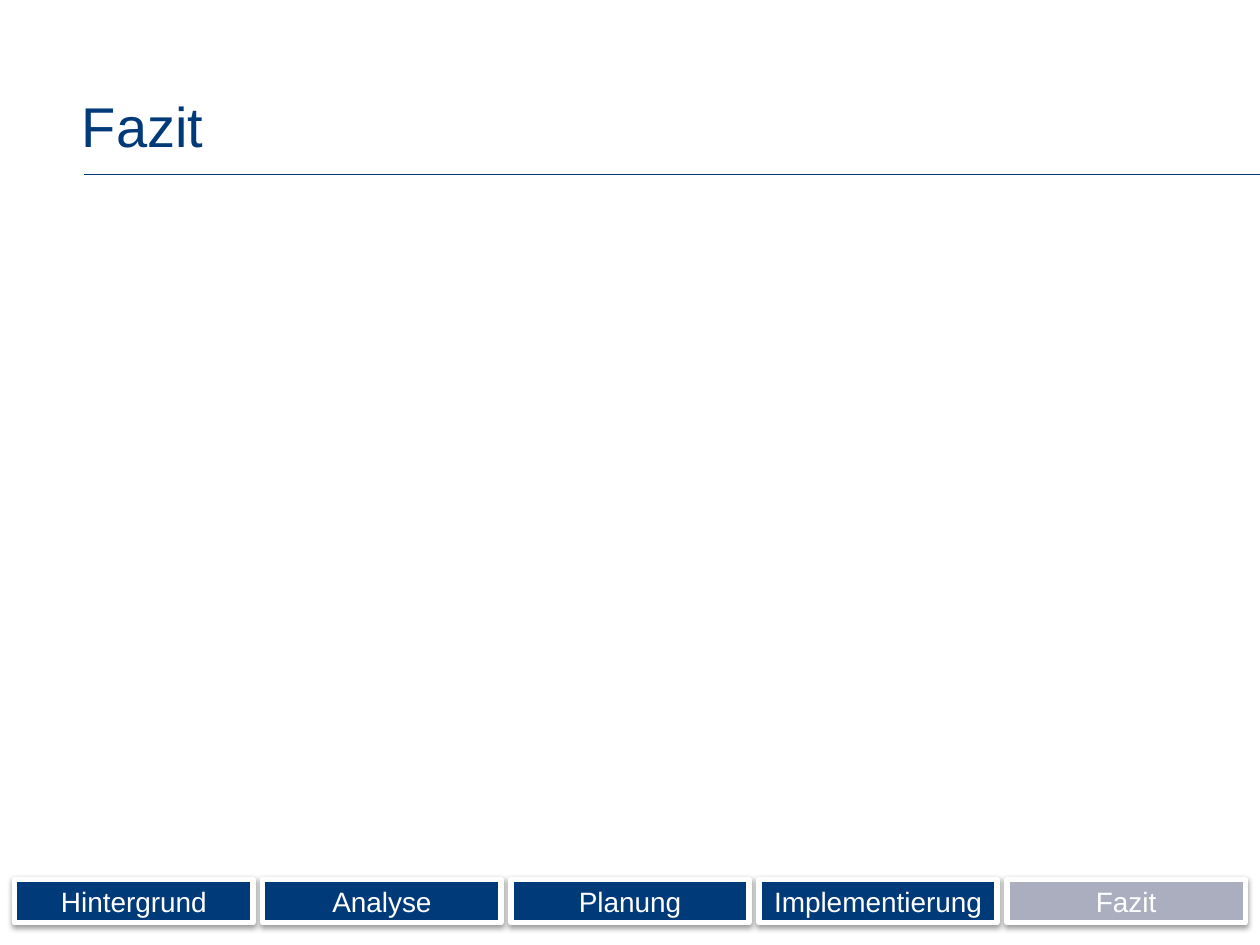
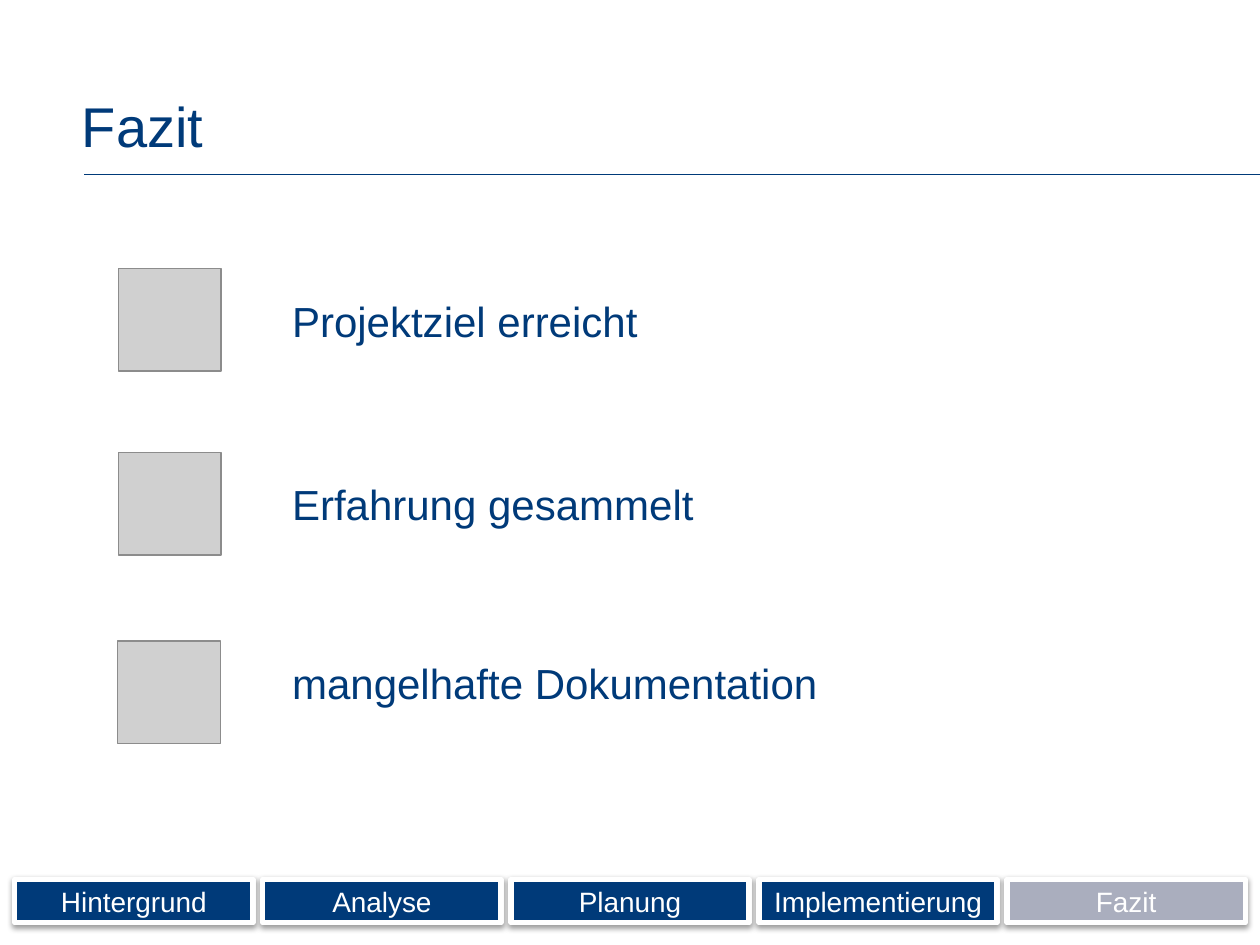
Before and after one commit to Wolle1508/SE-Projekt, a slide deck: slide 18 of Präsentation.pptx. Drawn at 1260x945 pixels with LibreOffice and Linux fonts; fonts in the diff are those of the drawing; grey boxes stand for pictures; background and template pictures are left out. Boxes give left, top, right and bottom in pixels: in the first picture for what was removed or moved away, otherwise in the second. Text is boxed around its words. In the diff, an @@ line names an element or a change of style, - is before the commit and + after.

```diff
--- a/Präsentation.pptx
+++ b/Präsentation.pptx
@@ picture added at (118, 268, 220, 370) @@
@@ text added at (292, 306, 637, 346), 24 pt, text #003A79 @@
+Projektziel erreicht
@@ picture added at (118, 452, 220, 554) @@
@@ text added at (292, 489, 693, 528), 24 pt, text #003A79 @@
+Erfahrung gesammelt
@@ picture added at (117, 641, 219, 743) @@
@@ text added at (292, 668, 817, 707), 24 pt, text #003A79 @@
+mangelhafte Dokumentation
```
Also in this commit, not shown: 8 other slides changed, 1 other file.
